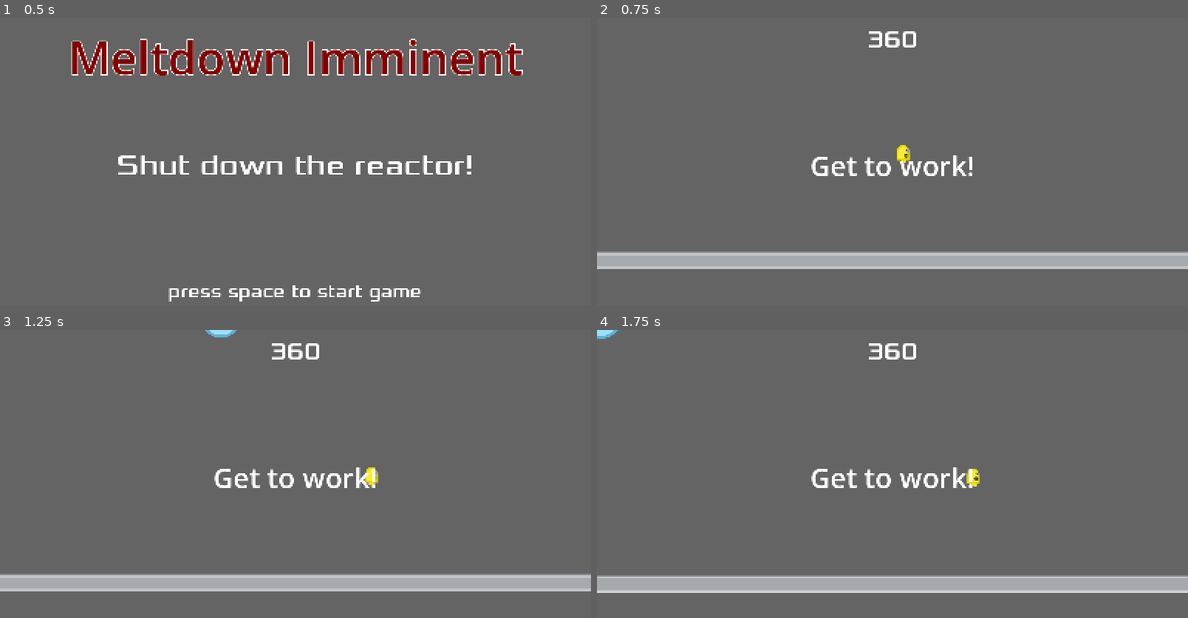
Above: before the commit, frames 1-4 (two rows, left to right).
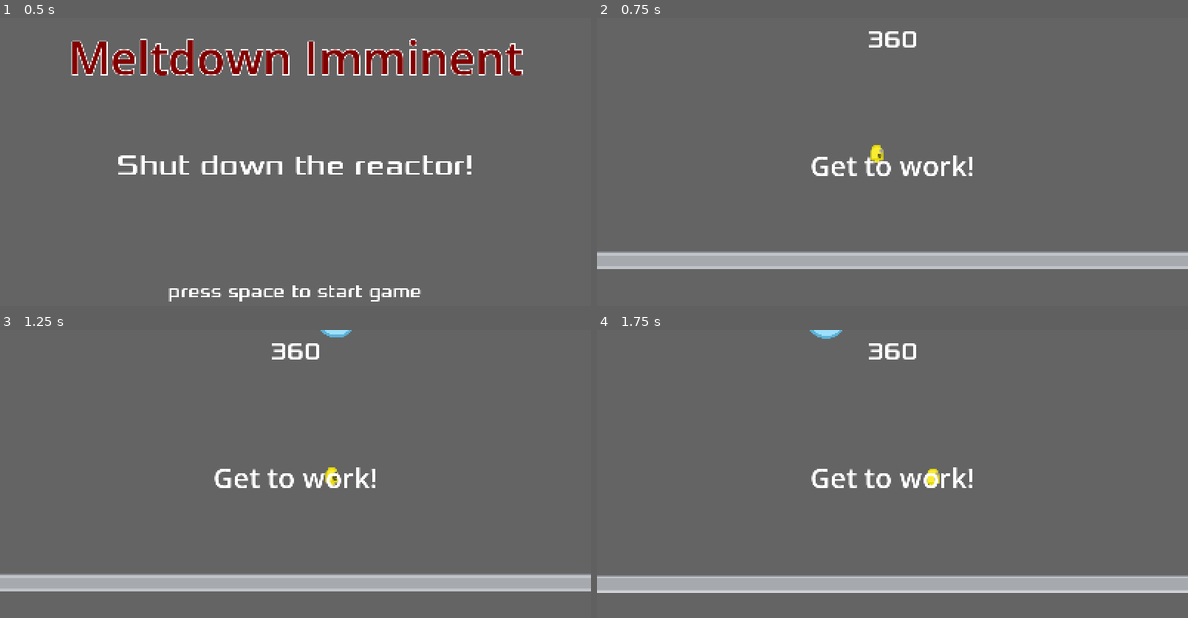
Above: after the commit, the same moments.

Repository: zabuuq/imminent-meltdown
Game: Godot game, scene res://scenes/start_screen.tscn
Two runs of this game, one before a commit and one after it. Both use one fixed random seed, a clock stepped at 60 frames per second and the inputs below.
Inputs:
- Up to frame 1 (0.5 s): no input
- Up to frame 2 (0.75 s): tap Space (start_game) at 0.5, 0.6 s; hold Right (move_right) from 0.53 s (still down)
- Up to frame 3 (1.25 s): keep holding Right (move_right); tap Enter (ui_accept) at 0.77 s
- Up to frame 4 (1.75 s): keep holding Right (move_right); tap Space (start_game) at 1.35 s; tap Enter (ui_accept) at 1.52 s

Frame 1 is identical in both runs. In frame 2, 0.2% of the frame differs, in the area x 46-53%, y 44-51%; in frame 3, 0.4%, in the area x 34-64%, y 0-54%; in frame 4, 0.4%.

Commit message:
Slow down player

Diff:
--- a/scenes/player.tscn
+++ b/scenes/player.tscn
@@ -73,6 +73,7 @@
 [node name="Player" type="Area2D" unique_id=1393093222 groups=["player"]]
 position = Vector2(582, 743)
 script = ExtResource("1_1jxqw")
+speed = 200
 metadata/_edit_group_ = true
 
 [node name="AnimatedSprite2D" type="AnimatedSprite2D" parent="." unique_id=756935328]
